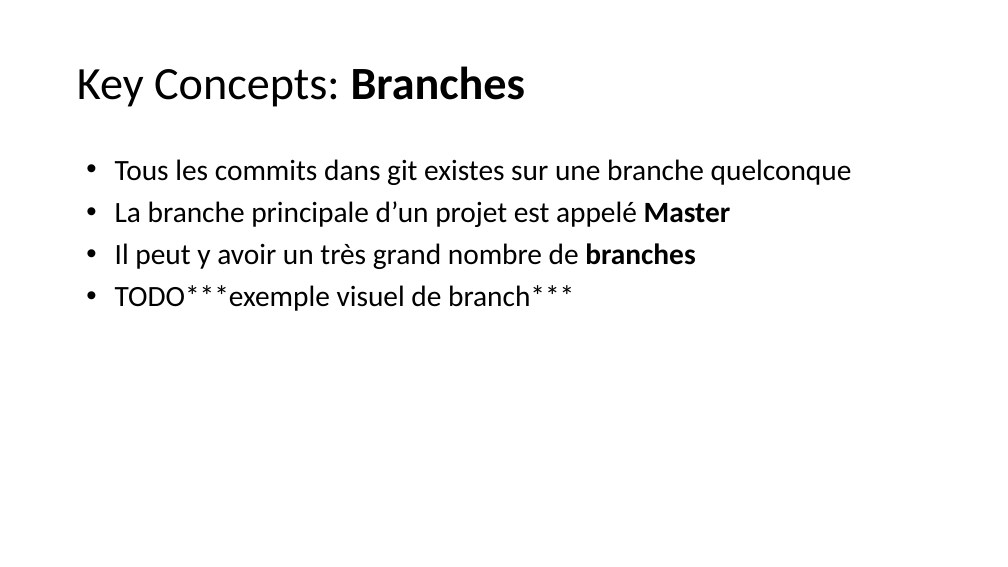
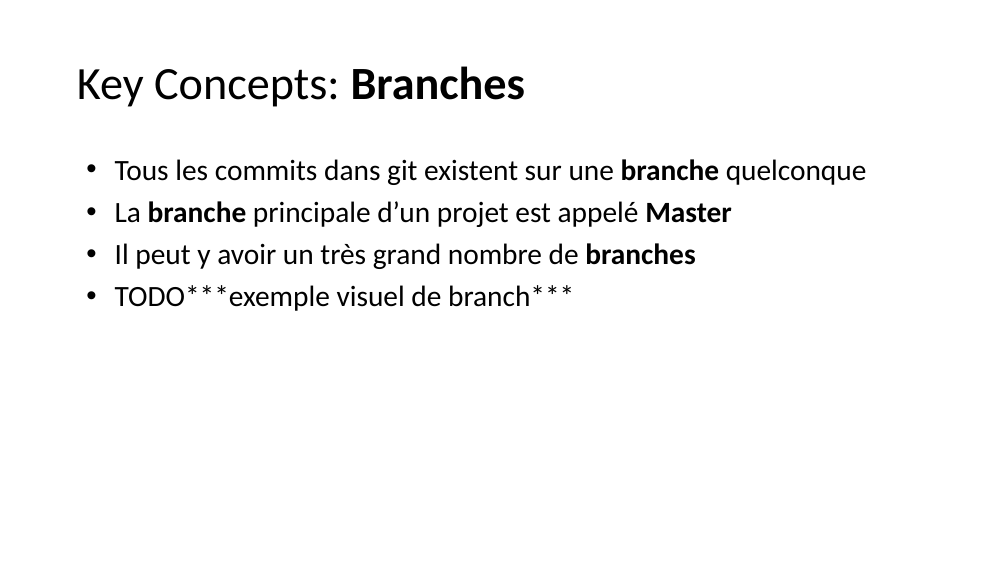
Before and after one commit to PolyCortex/Tuto-Git, a slide deck: slide 9 of Git-Tutorial-Good.pptx. Drawn at 1008x567 pixels with LibreOffice and Linux fonts; fonts in the diff are those of the drawing. Boxes give left, top, right and bottom in pixels: in the first picture for what was removed or moved away, otherwise in the second. Text is boxed around its words. In the diff, an @@ line names an element or a change of style, - is before the commit and + after.

```diff
--- a/Git-Tutorial-Good.pptx
+++ b/Git-Tutorial-Good.pptx
@@ text at box(115, 159, 867, 185): text changed @@
-• Tous les commits dans git existes sur une branche quelconque
+• Tous les commits dans git existent sur une branche quelconque
@@ text at box(115, 201, 732, 227): bold on in "branche" @@
```
Also in this commit, not shown: 11 other slides changed, 1 other file.
